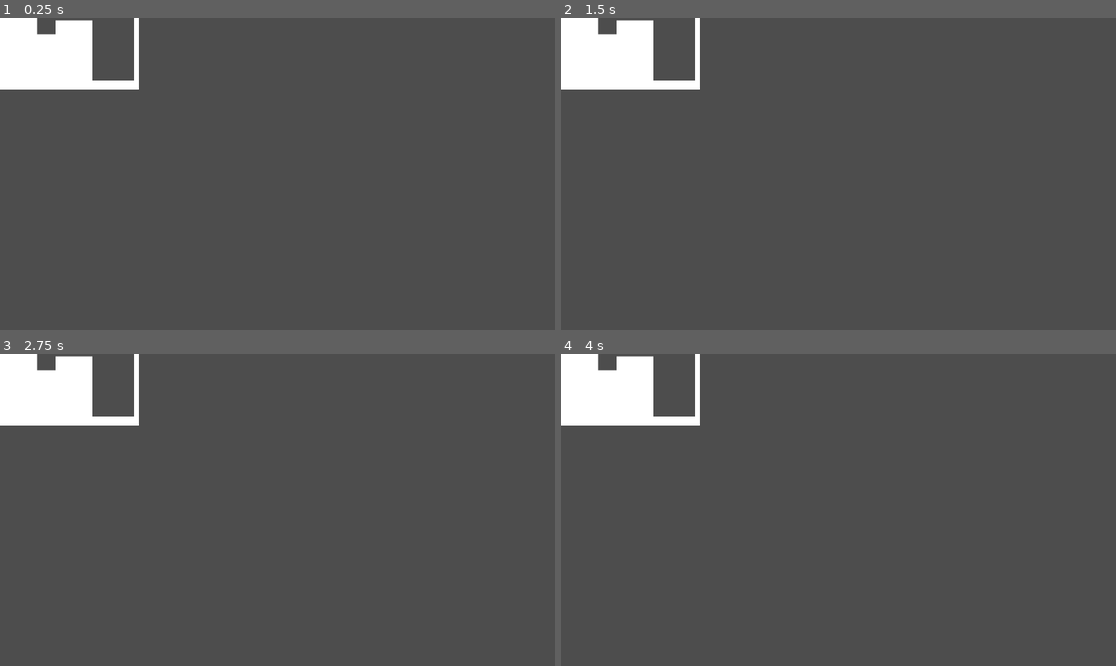
Above: before the commit, frames 1-4 (two rows, left to right).
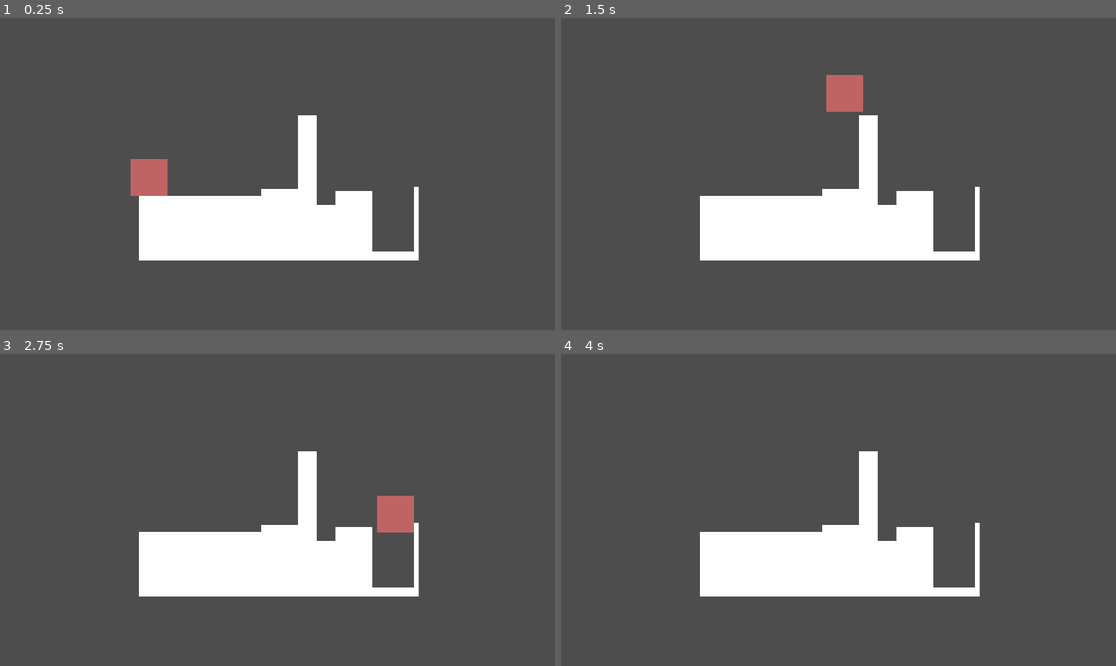
Above: after the commit, the same moments.

Repository: mk56-spn/Xanadu
Game: Godot game, scene res://Stages/TestStage.tscn
Same seed, same stepped clock (60 frames per second), same inputs: the game is played once before the commit and once after it. The project has no main scene, so this scene is started directly.
Inputs:
- Up to frame 1 (0.25 s): no input
- Up to frame 2 (1.5 s): tap Enter (ui_accept) at 0.5, 0.77, 0.8, 1.07, 1.35 s; hold D (main) 0.53-1.28 s; hold Right (ui_right) from 0.53 s (still down)
- Up to frame 3 (2.75 s): tap Enter (ui_accept) at 1.52, 1.82, 2.3 s; tap D (main) at 1.55 s; release Right (ui_right) at 2.03 s; hold Left (ui_left) from 2.03 s (still down); hold D (main) from 2.03 s (still down)
- Up to frame 4 (4 s): release Left (ui_left) at 2.78 s; release D (main) at 2.78 s; hold Right (ui_right) from 2.78 s (still down); tap D (main) at 2.85 s; tap Enter (ui_accept) at 3.02, 3.32, 3.6, 3.77 s

The runs differ from the first frame. In frame 1, 15% of the frame differs, in the area x 0-76%, y 0-78%; in frame 2, 15%; in frame 3, 15%; in frame 4, 14%.

Commit message:
Set up proper scrolling movement speed

Diff:
--- a/Perceptions/Core.gd
+++ b/Perceptions/Core.gd
@@ -4,25 +4,27 @@
 const SPEED = 300.0
 const JUMP_VELOCITY = -1600.0
 
+# This should not be altered to obtain different directions or speeds, instead a multiplier should be applied to it
+const BASE_VELOCITY : int = 400;
+
 # Get the gravity from the project settings to be synced with RigidBody nodes.
 var gravity: int = ProjectSettings.get_setting("physics/2d/default_gravity")
 
+func _physics_process(delta: float) -> void:
 
-func _physics_process(delta: float) -> void:
-	# Add the gravity.
-	if not is_on_floor():
-		velocity.y += gravity * delta
+	velocity.x = BASE_VELOCITY;
 
-	# Handle Jump.
-	if Input.is_action_just_pressed("ui_accept") and is_on_floor():
-		velocity.y = JUMP_VELOCITY
-
-	# Get the input direction and handle the movement/deceleration.
-	# As good practice, you should replace UI actions with custom gameplay actions.
-	var direction := Input.get_axis("ui_left", "ui_right")
-	if direction:
-		velocity.x = direction * SPEED
+	if self.is_on_floor():
+		_ground_movement();
 	else:
-		velocity.x = move_toward(velocity.x, 0, SPEED)
+		_air_movement(delta);
 
 	move_and_slide()
+
+func _air_movement(d : float) -> void:
+	velocity.y = minf(1500, velocity.y + gravity * d)
+
+
+func _ground_movement() -> void:
+	if Input.is_action_pressed("main"):
+		velocity.y = JUMP_VELOCITY;
--- a/Stages/TestStage.tscn
+++ b/Stages/TestStage.tscn
@@ -5,7 +5,7 @@
 [node name="TestStage" type="CanvasLayer"]
 
 [node name="Camera" type="Camera2D" parent="."]
-zoom = Vector2(0.6, 0.6)
+position = Vector2(968, 592)
 
 [node name="Polygon2D" type="Polygon2D" parent="Camera"]
 polygon = PackedVector2Array(64, 0, 64, -256, 128, -256, 128, 56, 192, 56, 192, 8, 256, 8, 320, 8, 320, 216, 464, 216, 464, -8, 480, -8, 480, 248, -488, 248, -488, 24, -64, 24, -64, 0)
@@ -16,4 +16,4 @@
 polygon = PackedVector2Array(-488, 24, -488, 248, 480, 248, 480, -8, 464, -8, 464, 216, 320, 216, 320, 8, 192, 8, 192, 56, 128, 56, 128, -256, 64, -256, 64, 0, -8, 0, -64, 0, -64, 24)
 
 [node name="Core" parent="." instance=ExtResource("1_mui20")]
-position = Vector2(-168, -304)
+position = Vector2(416, 480)
